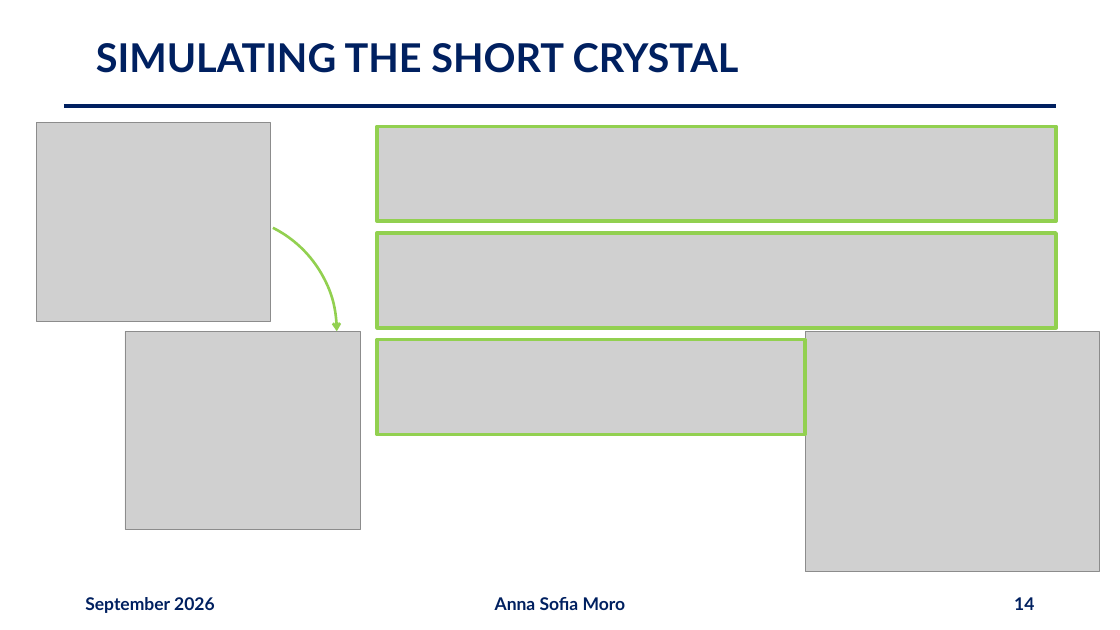
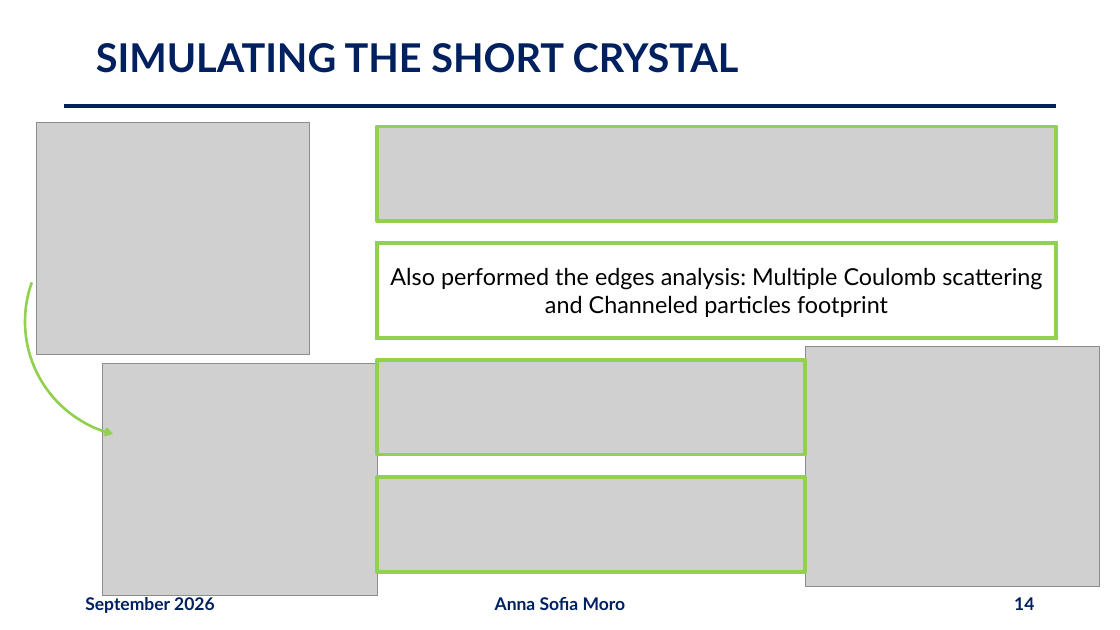
Before and after one commit to annaasofia/tesi, a slide deck: slide 14 of slides/week11.pptx. Drawn at 1120x630 pixels with LibreOffice and Linux fonts; fonts in the diff are those of the drawing; grey boxes stand for pictures. Boxes give left, top, right and bottom in pixels: in the first picture for what was removed or moved away, otherwise in the second. Text is boxed around its words. In the diff, an @@ line names an element or a change of style, - is before the commit and + after.

```diff
--- a/slides/week11.pptx
+++ b/slides/week11.pptx
@@ picture: place and size @@
-picture at [37,123,271,321]
+picture at [37,123,310,355]
@@ arc (boxed as its full ellipse): place and size @@
-arc (boxed as its full ellipse) at [105,216,337,448]
+arc (boxed as its full ellipse) at [25,206,257,438]
@@ arc (boxed as its full ellipse) at [25,206,257,438]: proportions changed; mirrored @@
@@ picture removed at [377,233,1056,328] @@
@@ rounded rectangle added at [377,243,1056,338], fill #FFFFFF, outline #92D050 3 pt, 20 pt, text #000000 @@
+Also performed the edges analysis: Multiple Coulomb scattering and Channeled particles footprint
@@ picture: place and size @@
-picture at [806,332,1100,572]
+picture at [806,347,1100,587]
@@ picture: place and size @@
-picture at [125,331,360,529]
+picture at [103,364,377,596]
@@ picture: place and size @@
-picture at [377,339,806,434]
+picture at [377,360,806,455]
@@ picture added at [377,477,806,572] @@
```
Also in this commit, not shown: 1 other file.
